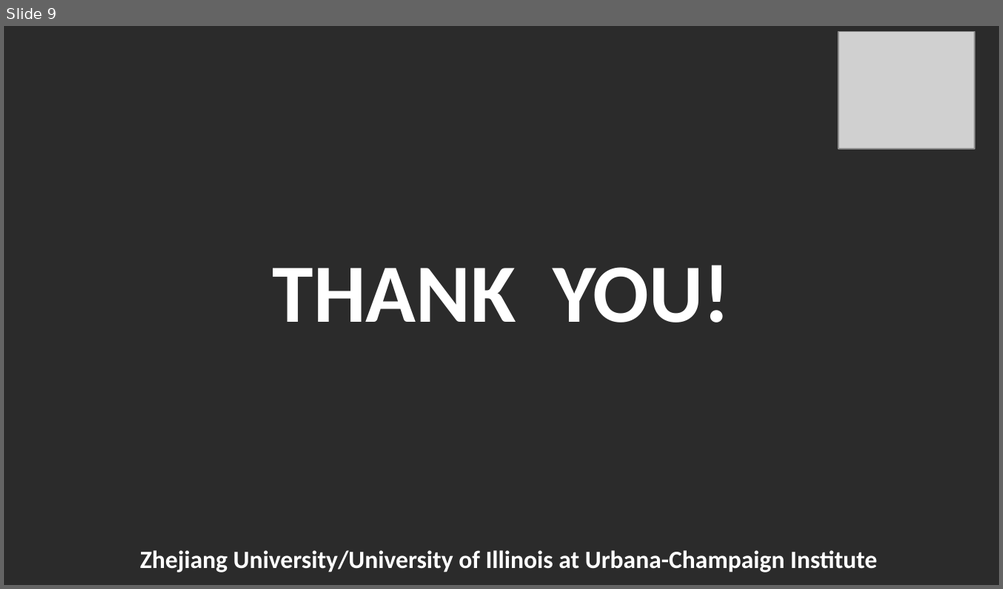
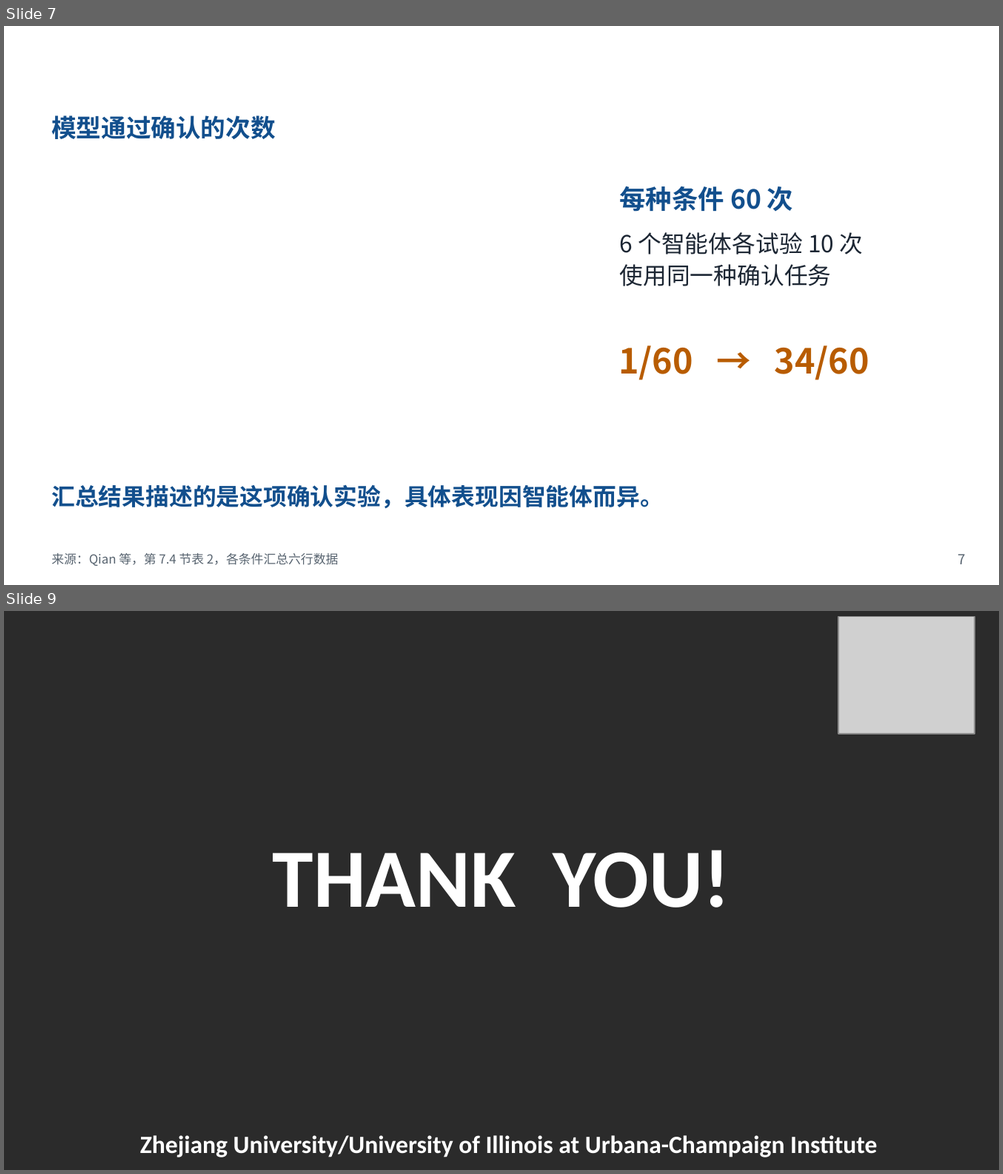
Before and after one commit to Novakru/ZJU-assignment-reports, a slide deck: review/presentation-zh.pptx. Shown one above the other, each under a label of ours: slide 9 before the commit, slides 7 and 9 after it; the slides between them are not shown. The pictures are 1003x589 and 1003x1174 pixels, drawn with LibreOffice and Linux fonts; fonts in the diff are those of the drawing; grey boxes stand for pictures; background and template pictures are left out; a plain dark background stands for a picture behind light text. Boxes give left, top, right and bottom in pixels: in the first picture for what was removed or moved away, otherwise in the second. Text is boxed around its words. In the diff, an @@ line names an element or a change of style, - is before the commit and + after.

```diff
--- a/review/presentation-zh.pptx
+++ b/review/presentation-zh.pptx
@@ slide 7 added at bbox=[4, 26, 999, 585], background #FFFFFF @@
@@ text added at bbox=[36, 30, 782, 69], 18 pt, text #FFFFFF, bold @@
+确认框实验
@@ text added at bbox=[911, 28, 976, 66], 18 pt, text #FFFFFF, bold @@
+ZJUI
@@ text added at bbox=[51, 116, 275, 139], 18 pt, text #124F8D, bold @@
+模型通过确认的次数
@@ text added at bbox=[620, 186, 793, 212], 19 pt, text #124F8D, bold @@
+每种条件 60 次
@@ text added at bbox=[620, 232, 863, 286], 17 pt, text #1C2633 @@
+6 个智能体各试验 10 次
+使用同一种确认任务
@@ text added at bbox=[618, 346, 869, 380], 25 pt, text #B85C00, bold @@
+1/60 → 34/60
@@ text added at bbox=[51, 485, 663, 509], 17 pt, text #124F8D, bold @@
+汇总结果描述的是这项确认实验，具体表现因智能体而异。
@@ text added at bbox=[51, 554, 338, 566], 9 pt, text #586470 @@
+来源：Qian 等，第 7.4 节表 2，各条件汇总六行数据
@@ text added at bbox=[958, 554, 965, 565], 10 pt, text #586470 @@
+7
```
Also in this commit, not shown: 1 slide changed, 8 other slides added, 9 slides removed, 22 other files.
